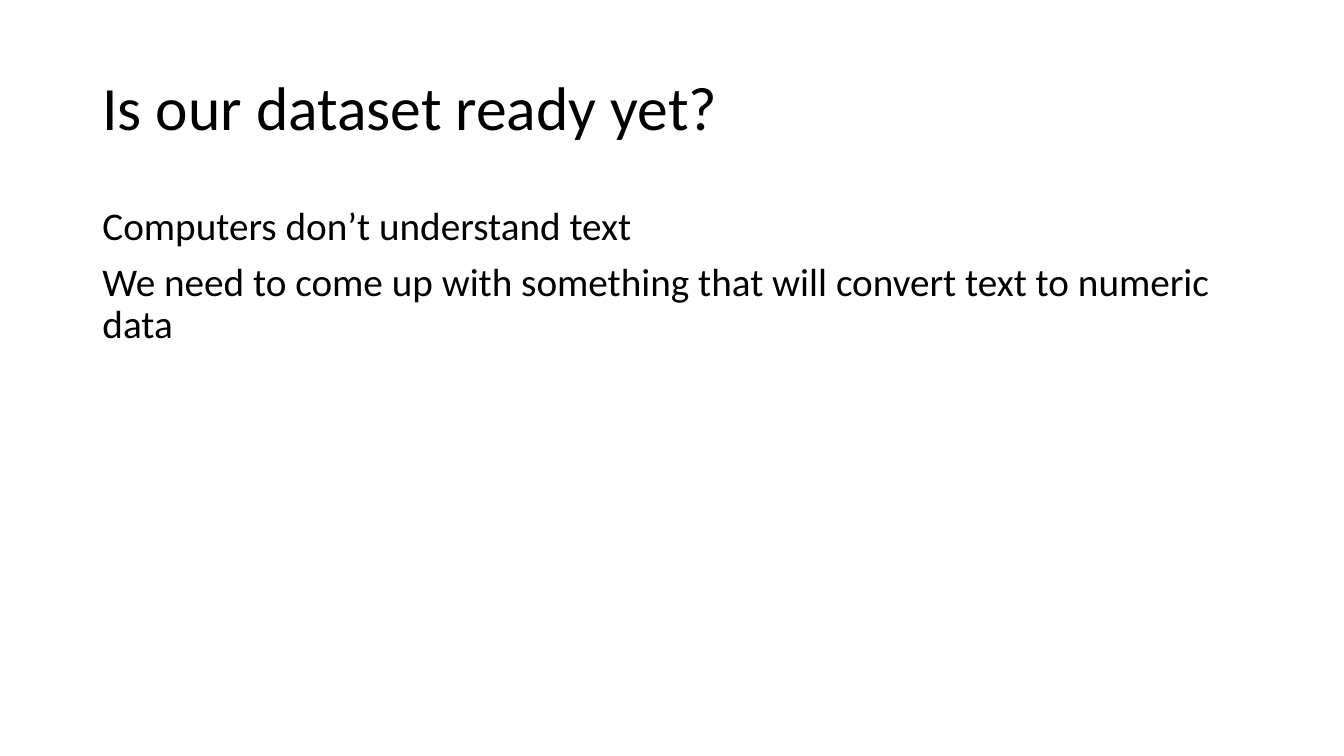
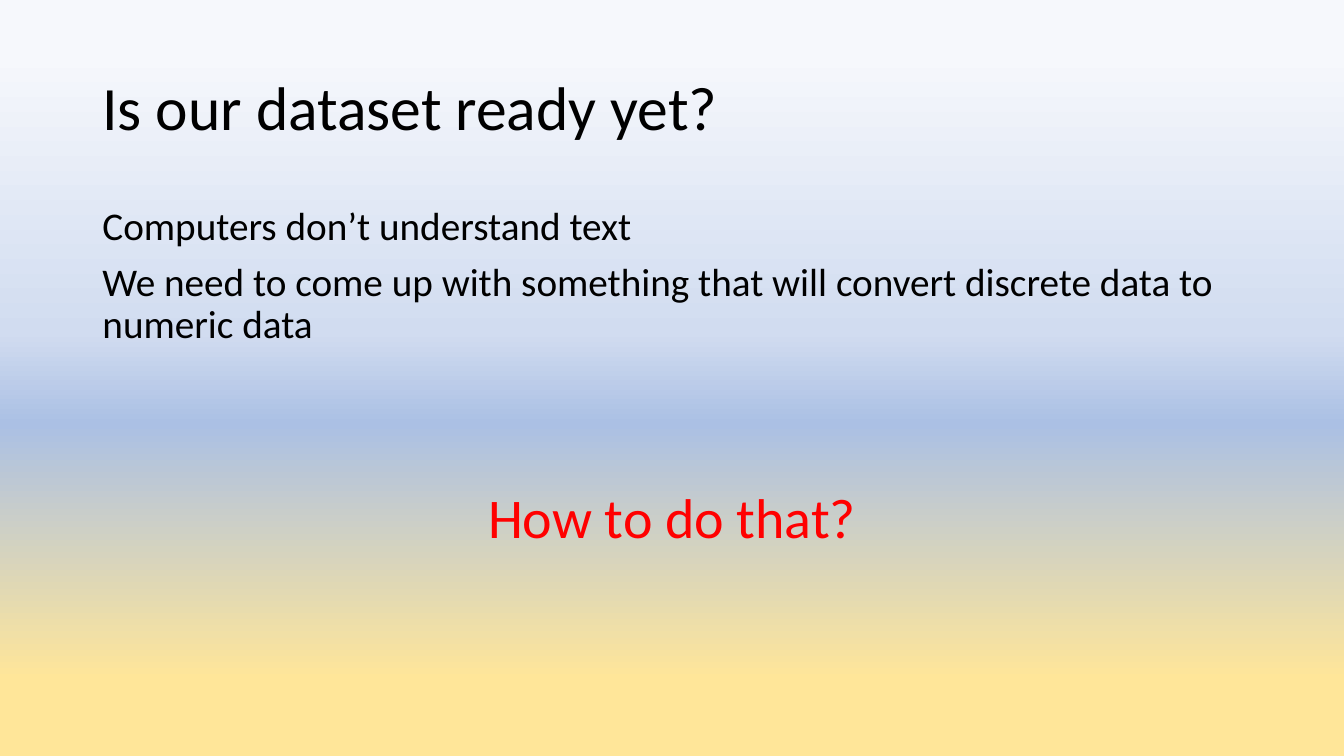
Before and after one commit to anujshr15/-MINOR-PROJECT--Intrusion-Detection-System-, a slide deck: slide 20 of Minor Project presentation.pptx. Drawn at 1344x756 pixels with LibreOffice and Linux fonts; fonts in the diff are those of the drawing. Boxes give left, top, right and bottom in pixels: in the first picture for what was removed or moved away, otherwise in the second. Text is boxed around its words. In the diff, an @@ line names an element or a change of style, - is before the commit and + after.

```diff
--- a/Minor Project presentation.pptx
+++ b/Minor Project presentation.pptx
@@ background #FFFFFF to gradient #F6F8FC to #D1DCF0 to #ABC0E4 to #FFE699 @@
@@ text at (102, 268, 1212, 339): text changed @@
-We need to come up with something that will convert text to numeric data
+We need to come up with something that will convert discrete data to numeric data
@@ text added at (488, 499, 856, 539), 40 pt, text #FF0000 @@
+How to do that?
```
Also in this commit, not shown: 41 other slides changed, 6 slides added, 1 slide removed, 1 other file.
